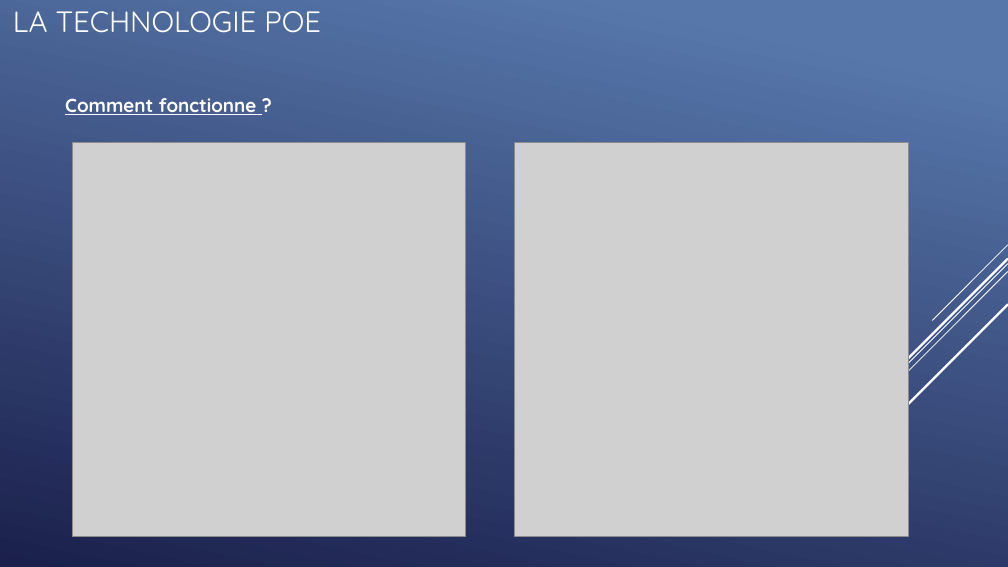
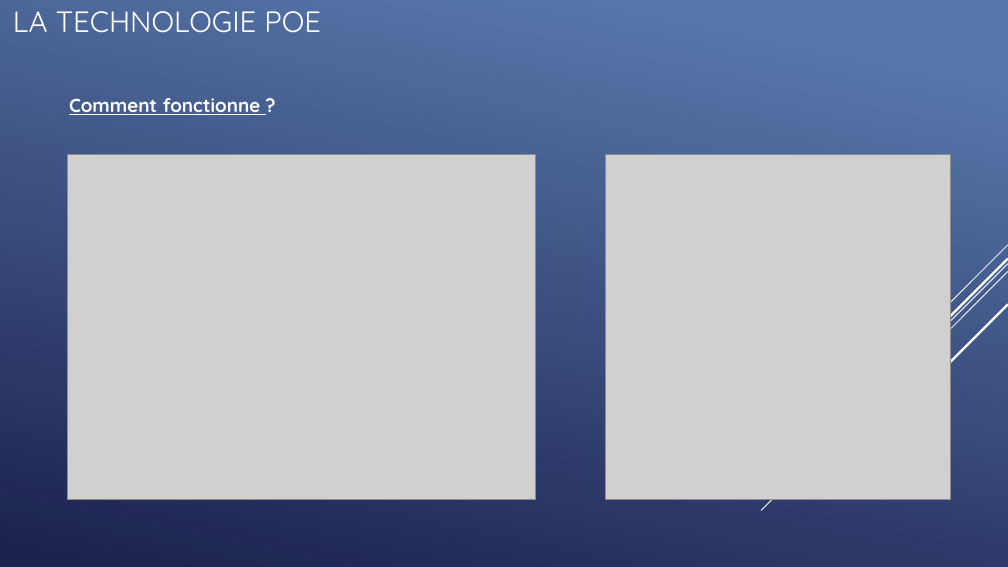
Before and after one commit to QuentinKrg/M214-Ethernet, a slide deck: slide 9 of Module 214 - Fabrication_Ethernet.pptx (slide 12 before the commit). Drawn at 1008x567 pixels with LibreOffice and Linux fonts; fonts in the diff are those of the drawing; grey boxes stand for pictures. Boxes give left, top, right and bottom in pixels: in the first picture for what was removed or moved away, otherwise in the second. Text is boxed around its words. In the diff, an @@ line names an element or a change of style, - is before the commit and + after.

```diff
--- a/Module 214 - Fabrication_Ethernet.pptx
+++ b/Module 214 - Fabrication_Ethernet.pptx
@@ text "Comment fonctionne ?": place and size @@
-text "Comment fonctionne ?" at [65,98,257,115]
+text "Comment fonctionne ?" at [69,98,261,115]
@@ picture: place and size @@
-picture at [72,143,465,536]
+picture at [67,154,535,500]
@@ picture: place and size @@
-picture at [515,143,908,536]
+picture at [606,154,951,500]
```
Also in this commit, not shown: 6 other slides changed, 3 slides removed.
